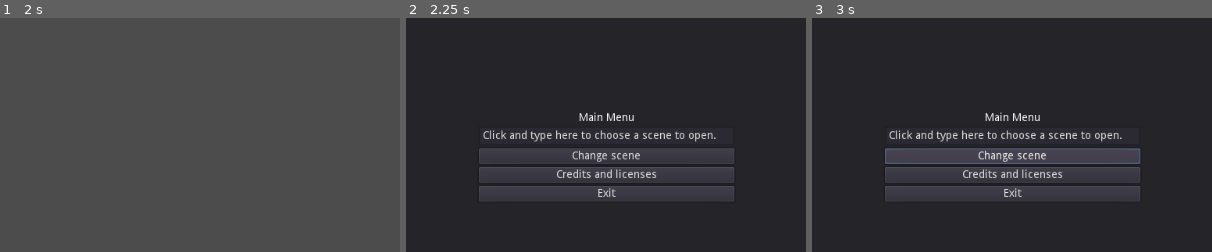
Above: before the commit, frames 1-3 (left to right).
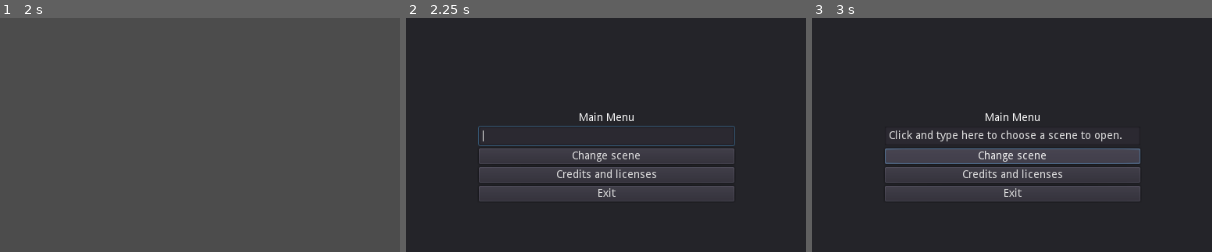
Above: after the commit, the same moments.

Repository: GitHub-user-2020/test-godot-project
Game: Godot game, scene res://YieldedScene.tscn
Same seed, same stepped clock (60 frames per second), same inputs: the game is played once before the commit and once after it. This scene is started directly instead of the project's main scene.
Inputs:
- Up to frame 1 (2 s): tap Enter at 0.5 s; hold Tab 0.53-1.28 s; tap Space at 1.25 s; tap Tab at 1.35 s
- Up to frame 2 (2.25 s): tap Enter at 2 s; hold Tab from 2.03 s (still down)
- Up to frame 3 (3 s): release Tab at 2.75 s; click "Change scene" at 2.75 s
The pictures show only the part of the screen within x 25-75%, y 20-70%; the shares and areas given below are measured in that part.

Frame 1 is identical in both runs. In frame 2, 1.5% of the frame differs, in the area x 18-83%, y 46-55%; in frame 3, nothing differs.

Commit message:
Initial implementation of keyboard menu navigation

Diff:
--- a/YieldedScene.tscn
+++ b/YieldedScene.tscn
@@ -12,4 +12,3 @@
 
 [node name="Sprite" type="Sprite" parent="."]
 texture = ExtResource( 2 )
-[connection signal="timeout" from="Timer" to="." method="_on_Timer_timeout"]
--- a/globals.gd
+++ b/globals.gd
@@ -2,3 +2,4 @@
 # Go to project settings > AutoLoad
 
 export var answer_of_life = 42
+export var is_menu_visible = false
--- a/test-menu.gd
+++ b/test-menu.gd
@@ -48,8 +48,20 @@
 	ExitBtn.connect("pressed", self, "_on_ExitBtn_pressed")
 	# add toggle for Credits and licenses button to expand/hide
 	# wall of text
+	# $"/root/Globals".is_menu_visible = true
 func _process(_delta):
-	pass
+	# define global variable - will be useful for
+	# pause functionality for instance
+	if get_node("./VBoxContainer/ChangeSceneButton").visible:
+		$"/root/Globals".is_menu_visible = true
+	else:
+		$"/root/Globals".is_menu_visible = false
+	# grab focus on change scene button
+	# if no focus is present
+	if Input.is_key_pressed(KEY_TAB):
+		print("TAB pressed, selecting a button")
+		if csb.get_focus_owner() == null:
+			csb.text_box.grab_focus()
 
 # consider adding input logic in order to allow menu navigation
 # with gamepad or keyboard
